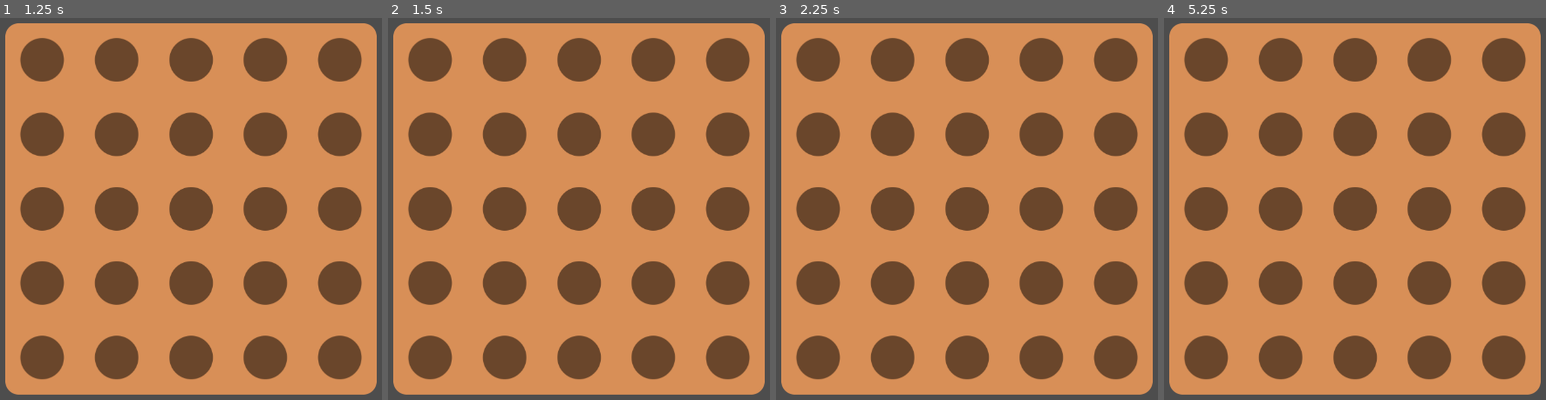
Above: before the commit, frames 1-4 (left to right).
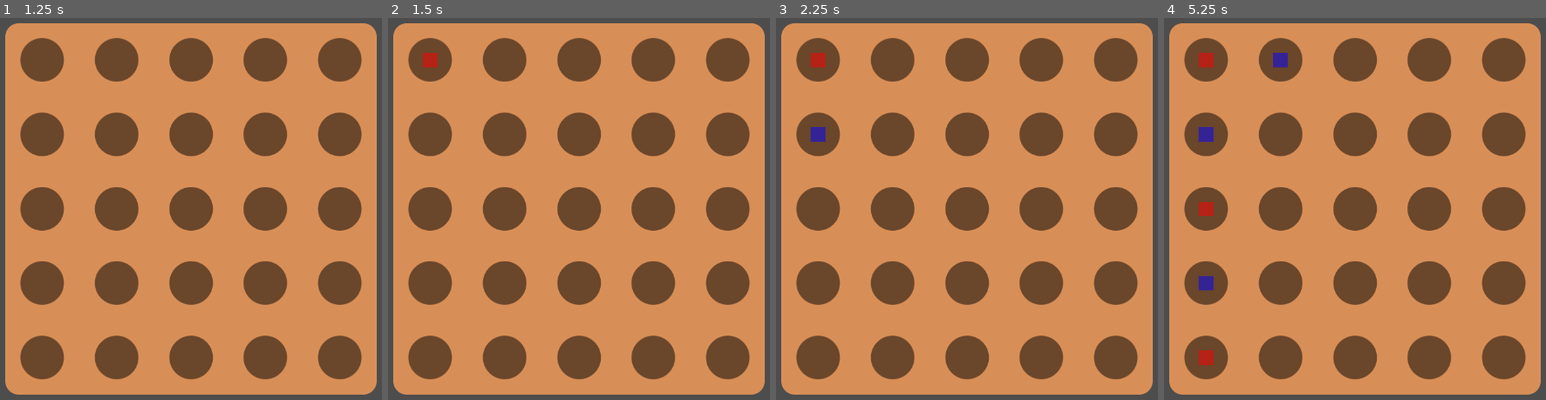
Above: after the commit, the same moments.

Repository: morfyy/4square
Game: Godot game, scene res://scenes/menu.tscn
Same seed, same stepped clock (60 frames per second), same inputs: the game is played once before the commit and once after it.
Inputs (mouse positions are in pixels of both pictures, inside the frame that each line leads up to):
- Up to frame 1 (1.25 s): click "Start Game" at 0.5 s
- Up to frame 2 (1.5 s): click (430, 60) at 1.27 s
- Up to frame 3 (2.25 s): click (818, 136) at 2.02 s
- Up to frame 4 (5.25 s): click (1206, 209) at 2.77 s; click (1206, 281) at 3.52 s; click (1206, 357) at 4.27 s; click (1282, 60) at 5.02 s

Frame 1 is identical in both runs. In frame 2, 0.2% of the frame differs, in the area x 9-14%, y 9-14%; in frame 3, 0.3%; in frame 4, 0.9%, in the area x 9-33%, y 9-91%.

Commit message:
feat: Implement tile placement

Diff:
--- a/scenes/board.gd
+++ b/scenes/board.gd
@@ -13,10 +13,13 @@
 	for child in get_children():
 		child.queue_free()
 
+	var index:int = 0
 	for x in range(gridsize.x):
 		for y in range(gridsize.y):
 			var inst:Hole = hole_pck.instantiate()
+			inst.index = index
 			inst.size = hole_size
 			inst.position.x = x*hole_size.x
 			inst.position.y = y*hole_size.y
 			add_child(inst)
+			index += 1
--- a/scenes/game.gd
+++ b/scenes/game.gd
@@ -3,6 +3,28 @@
 
 @onready var board:Board = $board/Board
 
+var gridsize:Vector2i
 
-func create(gridsize:Vector2i) -> void:
-	board.generate(gridsize)
+var players_turn:int = 1
+
+func create(my_gridsize:Vector2i) -> void:
+	gridsize = my_gridsize
+	board.generate(my_gridsize)
+	for hole in board.get_children():
+		hole.request_placement.connect(placement_requested)
+
+
+func placement_requested(index:int) -> void:
+	if board.get_child(index).value == 0:
+		board.get_child(index).set_value(players_turn)
+		if players_turn == 1:
+			players_turn = 2
+		else:
+			players_turn = 1
+
+
+func gridpos_to_index(gridpos:Vector2i) -> int:
+	return gridpos.y*gridsize.x + gridsize.x
+
+func index_to_gridpos(index:int) -> Vector2i:
+	return Vector2i( index%gridsize.x, int(index/gridsize.y) )
--- a/scenes/hole.gd
+++ b/scenes/hole.gd
@@ -1,2 +1,18 @@
 extends TextureButton
 class_name Hole
+
+var index:int = 0
+
+var value:int = 0
+signal request_placement(int)
+
+func _on_pressed() -> void:
+	request_placement.emit(index)
+
+
+
+
+func set_value(to:int):
+	value = to
+	$red.visible = to == 1
+	$blue.visible = to == 2
--- a/scenes/hole.tscn
+++ b/scenes/hole.tscn
@@ -11,3 +11,37 @@
 ignore_texture_size = true
 stretch_mode = 0
 script = ExtResource("1_lerre")
+
+[node name="red" type="ColorRect" parent="."]
+visible = false
+layout_mode = 1
+anchors_preset = 8
+anchor_left = 0.5
+anchor_top = 0.5
+anchor_right = 0.5
+anchor_bottom = 0.5
+offset_left = -20.0
+offset_top = -20.0
+offset_right = 20.0
+offset_bottom = 20.0
+grow_horizontal = 2
+grow_vertical = 2
+color = Color(1, 0, 0, 1)
+
+[node name="blue" type="ColorRect" parent="."]
+visible = false
+layout_mode = 1
+anchors_preset = 8
+anchor_left = 0.5
+anchor_top = 0.5
+anchor_right = 0.5
+anchor_bottom = 0.5
+offset_left = -20.0
+offset_top = -20.0
+offset_right = 20.0
+offset_bottom = 20.0
+grow_horizontal = 2
+grow_vertical = 2
+color = Color(0, 0, 1, 1)
+
+[connection signal="pressed" from="." to="." method="_on_pressed"]
--- a/scenes/menu.gd
+++ b/scenes/menu.gd
@@ -1,7 +1,7 @@
 extends Control
+class_name Menu
 
 var game:PackedScene = preload("res://scenes/game.tscn")
-
 
 
 
